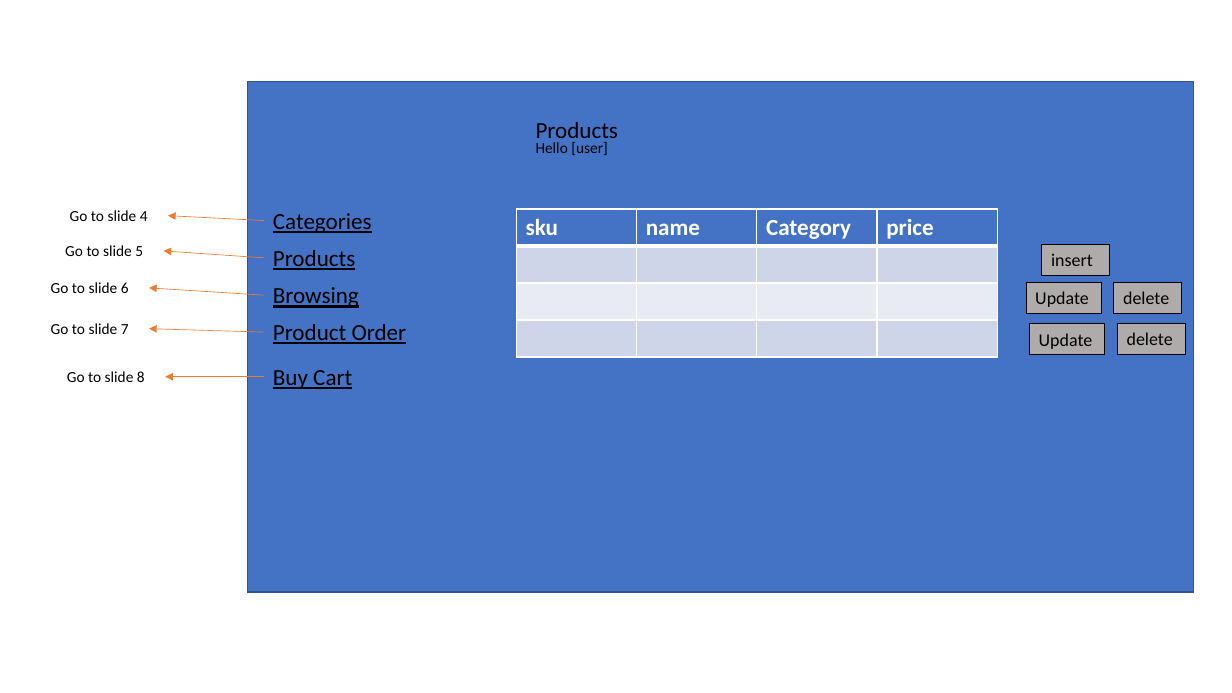
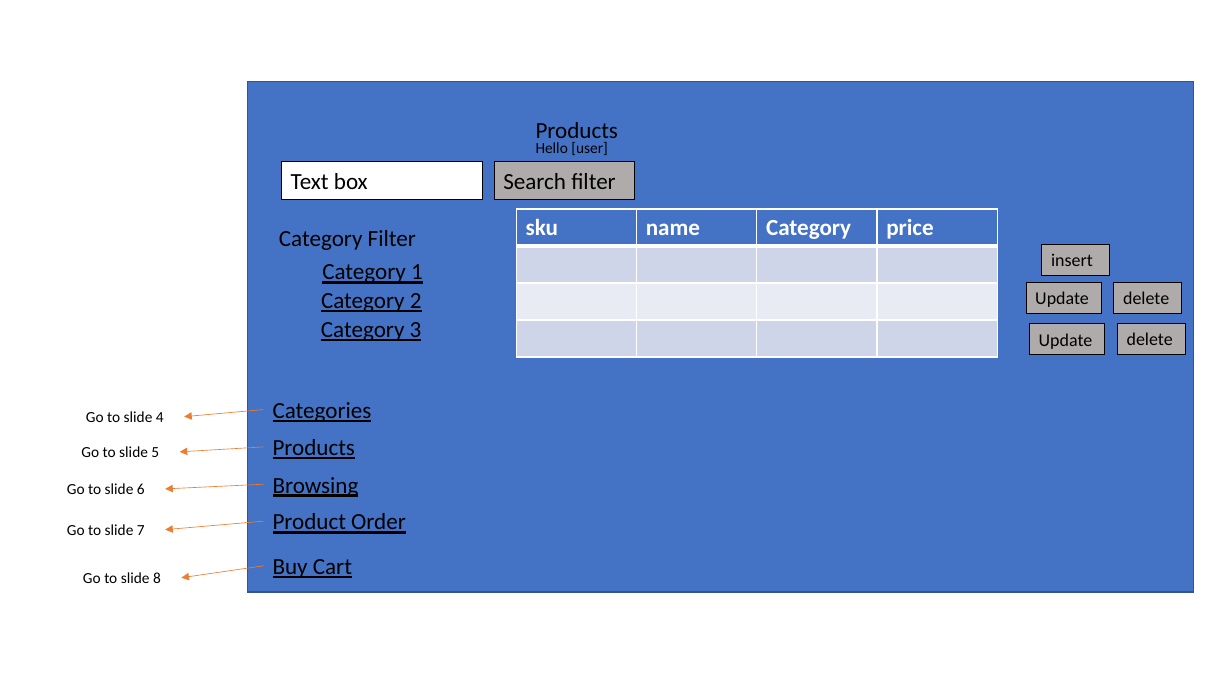
Before and after one commit to jleovao/CSE135, a slide deck: slide 5 of WireDiagram.pptx. Drawn at 1232x693 pixels with LibreOffice and Linux fonts; fonts in the diff are those of the drawing. Boxes give left, top, right and bottom in pixels: in the first picture for what was removed or moved away, otherwise in the second. Text is boxed around its words. In the diff, an @@ line names an element or a change of style, - is before the commit and + after.

```diff
--- a/WireDiagram.pptx
+++ b/WireDiagram.pptx
@@ rectangle added at box(282, 162, 482, 199), fill #FFFFFF, outline #000000 0.75 pt, 18 pt, text #000000 @@
+Text box
@@ rectangle added at box(494, 162, 635, 199), fill #AFABAB, outline #000000 0.75 pt, 18 pt, text #000000 @@
+Search filter
@@ text added at box(279, 230, 416, 250), 18 pt, text #000000 @@
+Category Filter
@@ text added at box(322, 264, 423, 284), 18 pt, text #000000, underline @@
+Category 1
@@ text added at box(321, 293, 422, 312), 18 pt, text #000000, underline @@
+Category 2
@@ text added at box(321, 322, 422, 341), 18 pt, text #000000, underline @@
+Category 3
@@ 5 texts: place and size @@
-5 texts at box(51, 210, 148, 382)
+5 texts at box(67, 411, 164, 583)
@@ arrow moved from (264, 221) - (168, 215) to (263, 409) - (184, 417) @@
@@ arrow moved from (264, 258) - (164, 251) to (263, 447) - (179, 452) @@
@@ arrow moved from (264, 295) - (149, 288) to (263, 484) - (165, 489) @@
@@ arrow moved from (264, 332) - (149, 329) to (263, 521) - (165, 530) @@
@@ arrow moved from (264, 377) - (165, 377) to (263, 566) - (181, 578) @@
@@ 5 texts: place and size @@
-5 texts at box(273, 213, 407, 389)
+5 texts at box(273, 402, 406, 578)
```
Also in this commit, not shown: 1 other slide changed.
